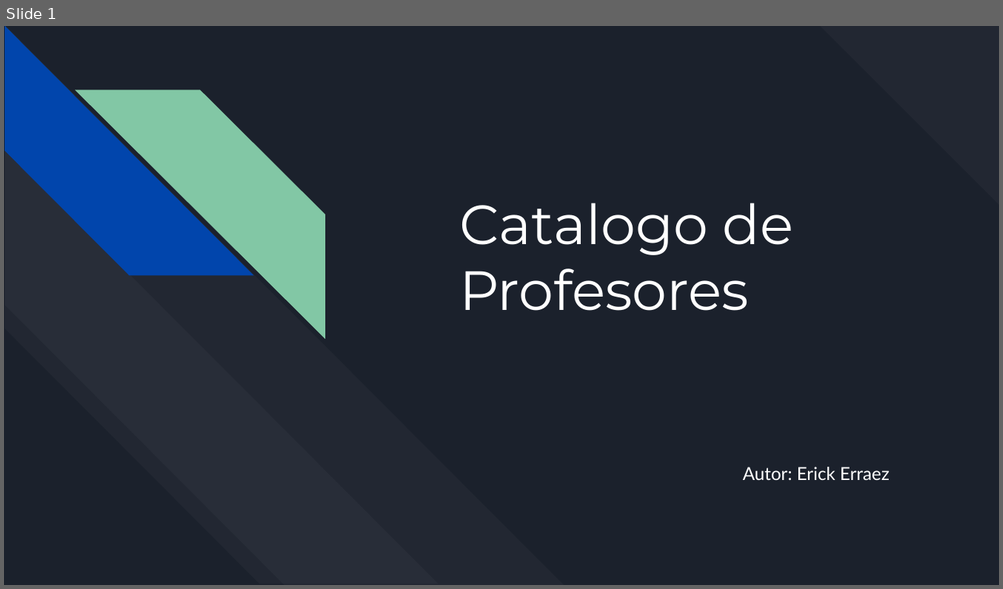
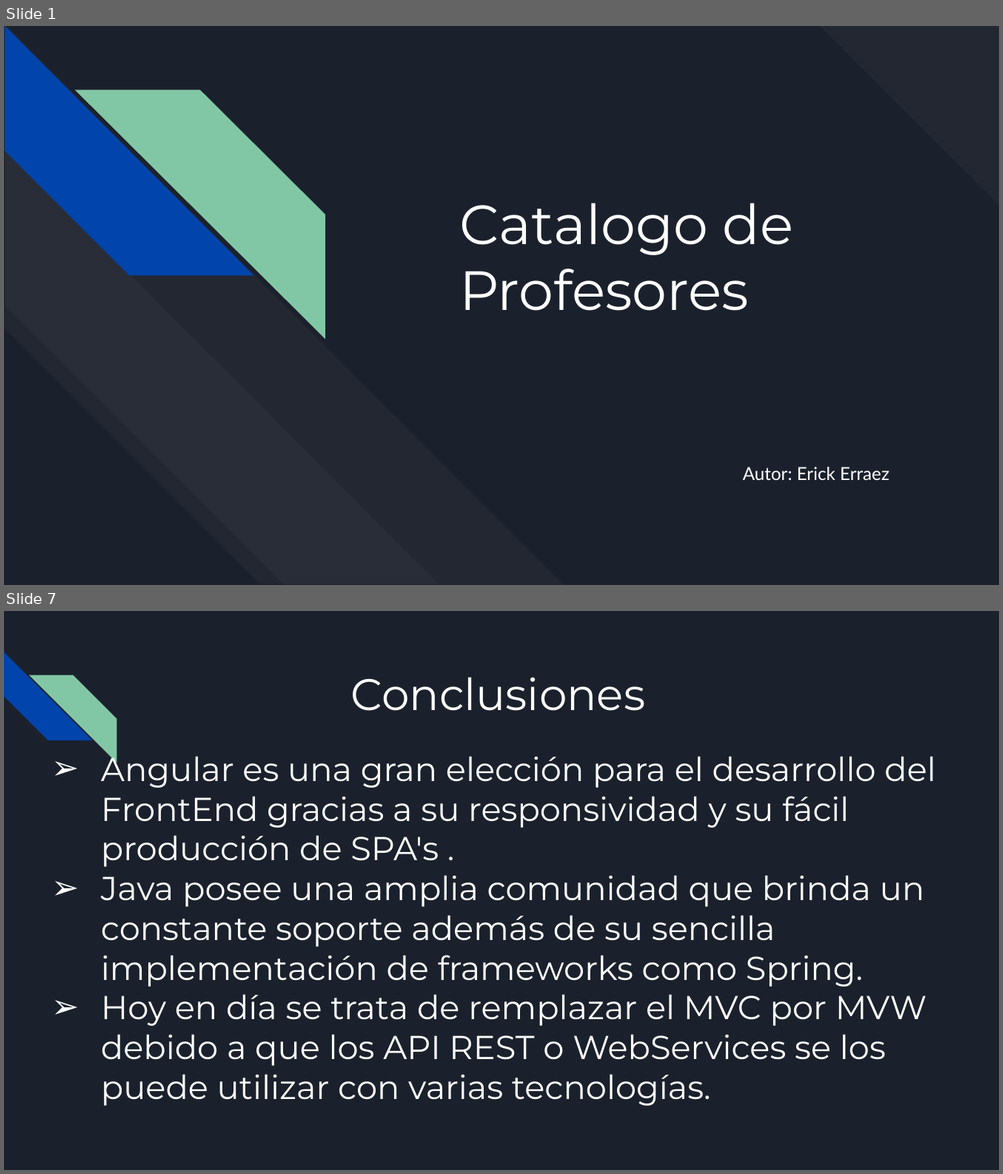
Before and after one commit to ErickErraez/Profesores, a slide deck: Documentacion/ProyectoFinalSegundo.pptx. Shown one above the other, each under a label of ours: slide 1 before the commit, slides 1 and 7 after it; the slides between them are not shown. The pictures are 1003x589 and 1003x1174 pixels, drawn with LibreOffice and Linux fonts; fonts in the diff are those of the drawing. Boxes give left, top, right and bottom in pixels: in the first picture for what was removed or moved away, otherwise in the second. Text is boxed around its words. In the diff, an @@ line names an element or a change of style, - is before the commit and + after.

```diff
--- a/Documentacion/ProyectoFinalSegundo.pptx
+++ b/Documentacion/ProyectoFinalSegundo.pptx
@@ slide 7 added at (4, 611, 999, 1170), background #1B212C @@
@@ diag stripe added at (4, 652, 91, 741), fill #0145AC @@
@@ diag stripe added at (29, 675, 116, 762), fill #82C7A5 @@
@@ text added at (351, 677, 645, 711), 32 pt, text #FFFFFF @@
+Conclusiones
@@ text added at (101, 749, 936, 1106), 24 pt, text #FFFFFF @@
+➢ Angular es una gran elección para el desarrollo del FrontEnd gracias a su responsividad y su fácil producción de SPA's .
+➢ Java posee una amplia comunidad que brinda un constante soporte además de su sencilla implementación de frameworks como Spring.
+➢ Hoy en día se trata de remplazar el MVC por MVW debido a que los API REST o WebServices se los puede utilizar con varias tecnologías.
```
Also in this commit, not shown: 2 slides changed, 4 other slides added, 3 slides removed, 14 other files.
